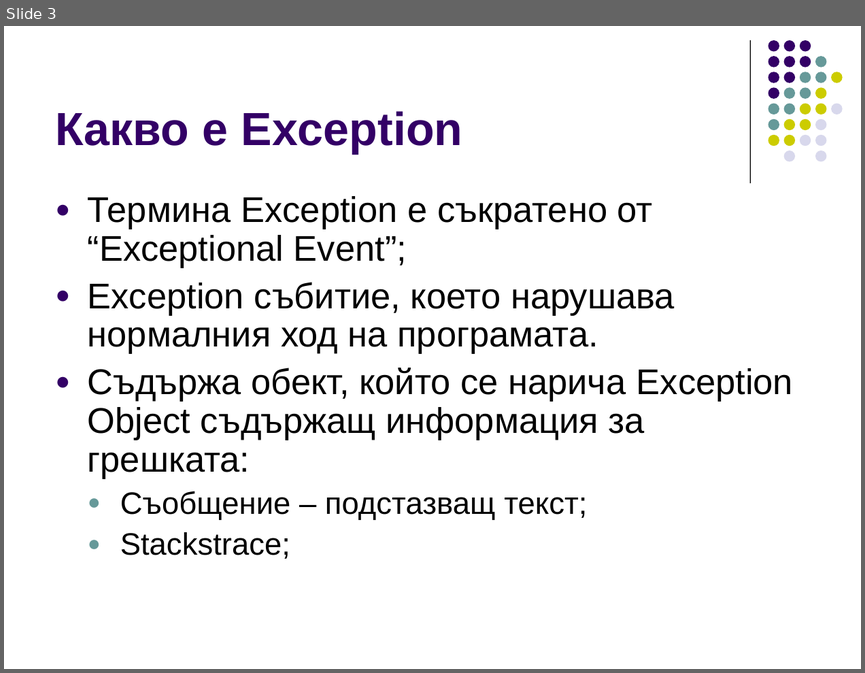
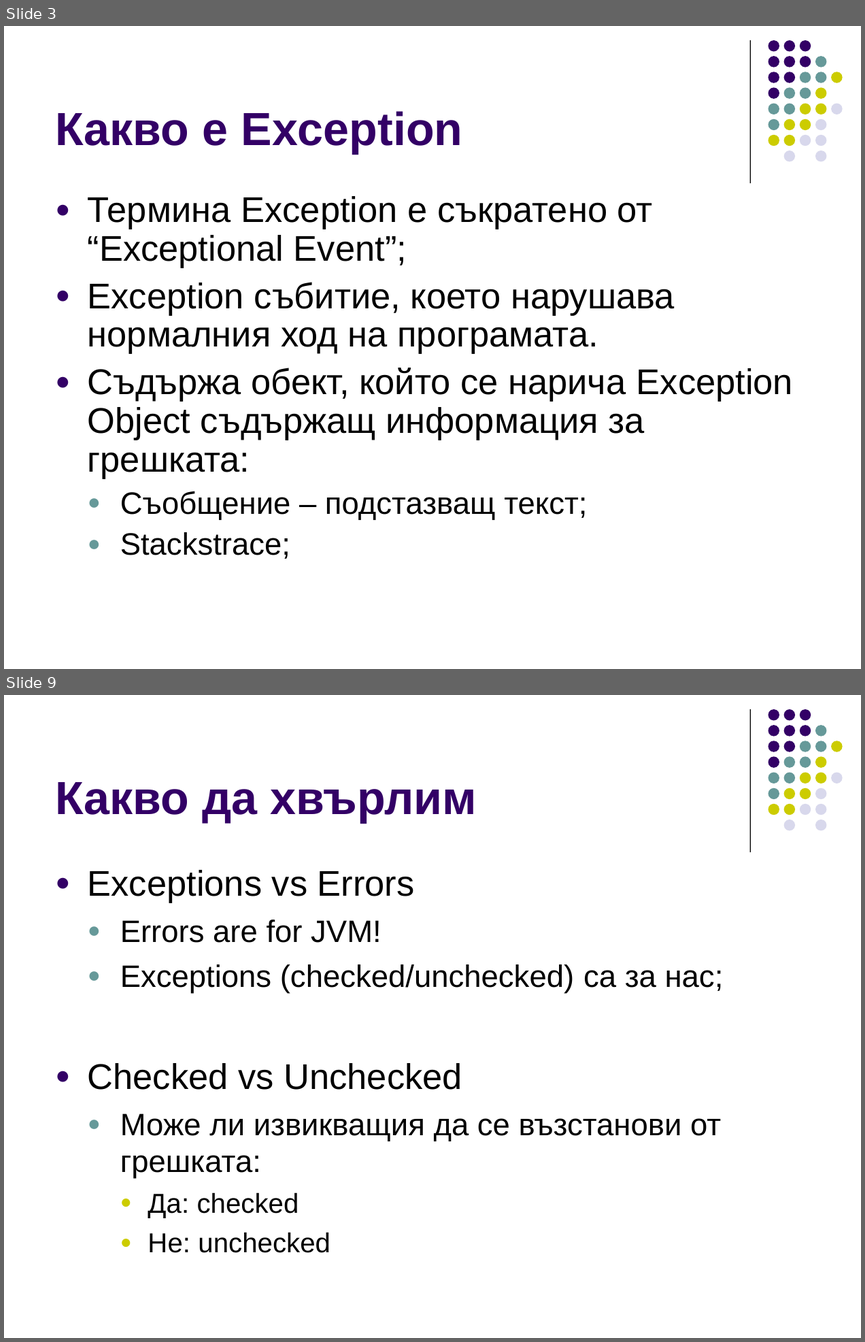
Before and after one commit to ivorusev/startup-factory-java-course, a slide deck: 3-Exceptions.ppt. Shown one above the other, each under a label of ours: slide 3 before the commit, slides 3 and 9 after it; the slides between them are not shown. The pictures are 865x673 and 865x1342 pixels, drawn with LibreOffice and Linux fonts; fonts in the diff are those of the drawing. Boxes give left, top, right and bottom in pixels: in the first picture for what was removed or moved away, otherwise in the second. Text is boxed around its words. In the diff, an @@ line names an element or a change of style, - is before the commit and + after.

Commit message:
some more slides for exceptions

```diff
--- a/3-Exceptions.ppt
+++ b/3-Exceptions.ppt
@@ slide 9 added at (4,695,861,1338), background #FFFFFF; not listed: 32 template elements that a slide beside it also shows @@
@@ title added at (55,782,477,822), 39 pt, text #330066, bold @@
+Какво да хвърлим
@@ text added at (88,870,723,1253), 26 pt, text #000000 @@
+● Exceptions vs Errors
+  ● Errors are for JVM!
+  ● Exceptions (checked/unchecked) са за нас;
+● Checked vs Unchecked
+  ● Може ли извикващия да се възстанови от грешката:
+    ● Да: checked
+    ● Не: unchecked
```
Also in this commit, not shown: 1 slide changed, 8 other slides added, 1 slide removed.
